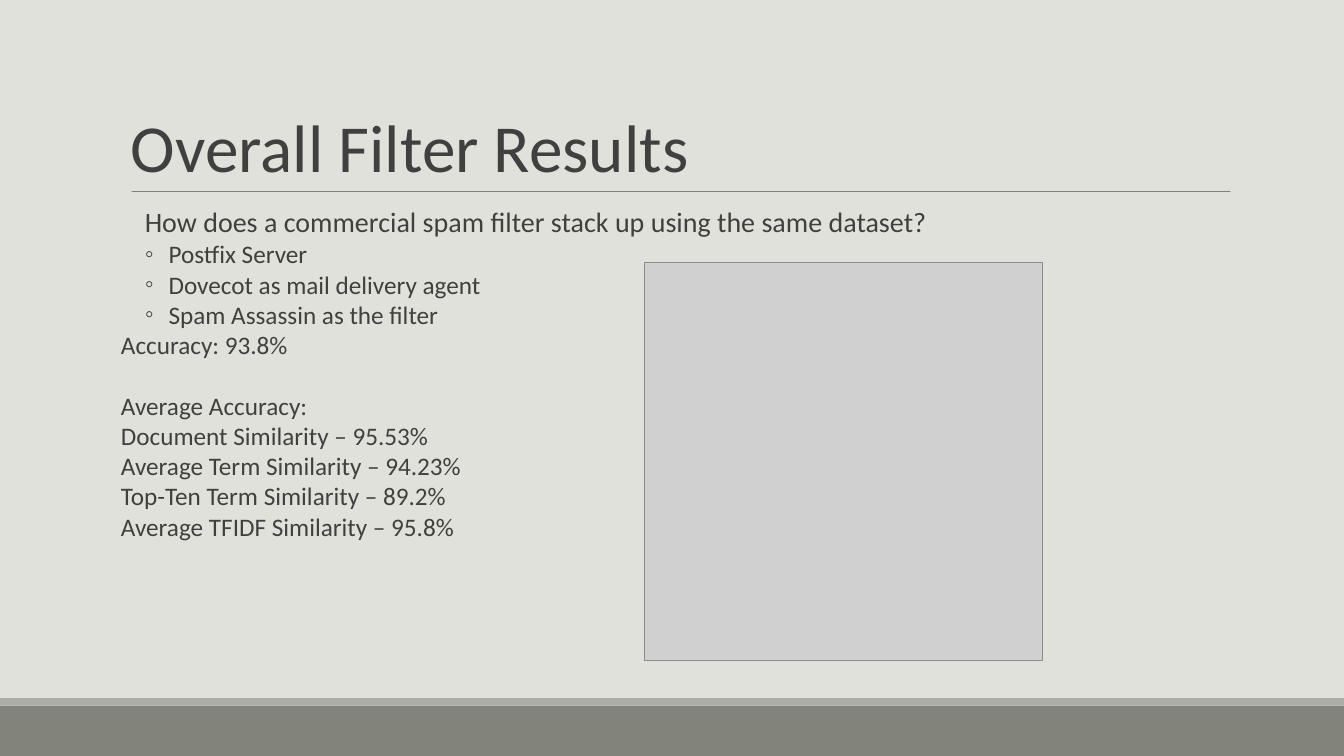
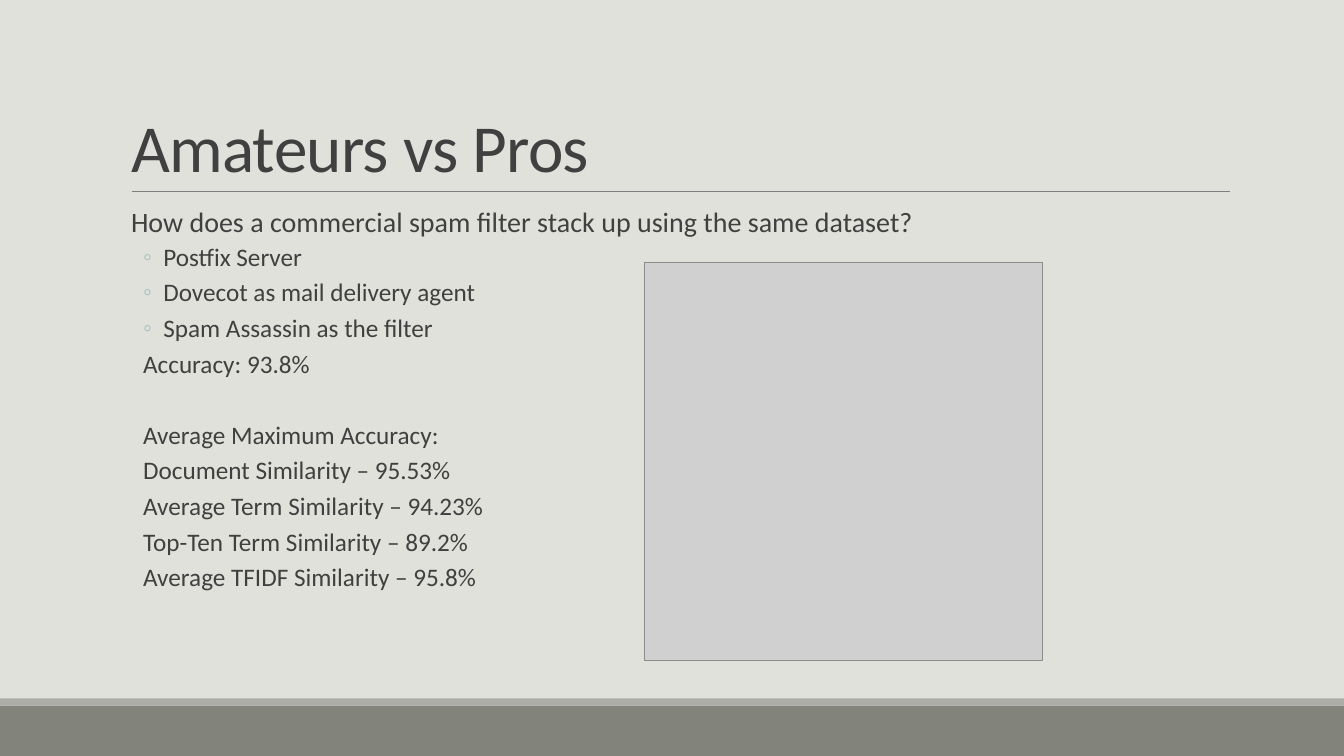
Before and after one commit to bmtober/ec4747-alt, a slide deck: slide 41 of presentation/EC4747Presentation.pptx (slide 40 before the commit). Drawn at 1344x756 pixels with LibreOffice and Linux fonts; fonts in the diff are those of the drawing; grey boxes stand for pictures. Boxes give left, top, right and bottom in pixels: in the first picture for what was removed or moved away, otherwise in the second. Text is boxed around its words. In the diff, an @@ line names an element or a change of style, - is before the commit and + after.

```diff
--- a/presentation/EC4747Presentation.pptx
+++ b/presentation/EC4747Presentation.pptx
@@ title at (x1=131, y1=129, x2=589, y2=173): text changed @@
-Overall Filter Results
+Amateurs vs Pros
@@ text at (x1=131, y1=212, x2=913, y2=591): indent changed; more space between paragraphs; line spacing 1 to 0.9; list level 1 to 2 in "Accuracy: 93.8%"; list level 1 to 2 in "Document Similarity – 95.53%"; list level 1 to 2 in "Average Term Similarity – 94.23%"; list level 1 to 2 in "Top-Ten Term Similarity – 89.2%"; list level 1 to 2 in "Average TFIDF Similarity – 95.8%" @@
@@ text at (x1=143, y1=427, x2=438, y2=449): text changed @@
-Average Accuracy:
+  Average Maximum Accuracy:
```
Also in this commit, not shown: 32 other slides changed, 8 slides added, 7 slides removed, 1 other file.
